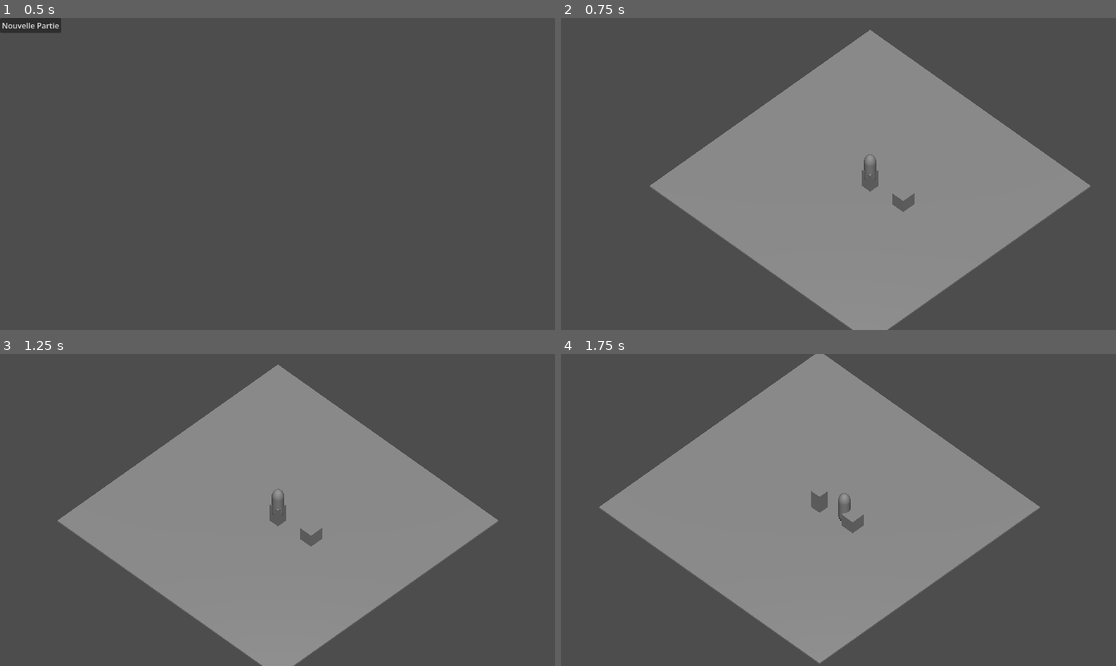
Above: before the commit, frames 1-4 (two rows, left to right).
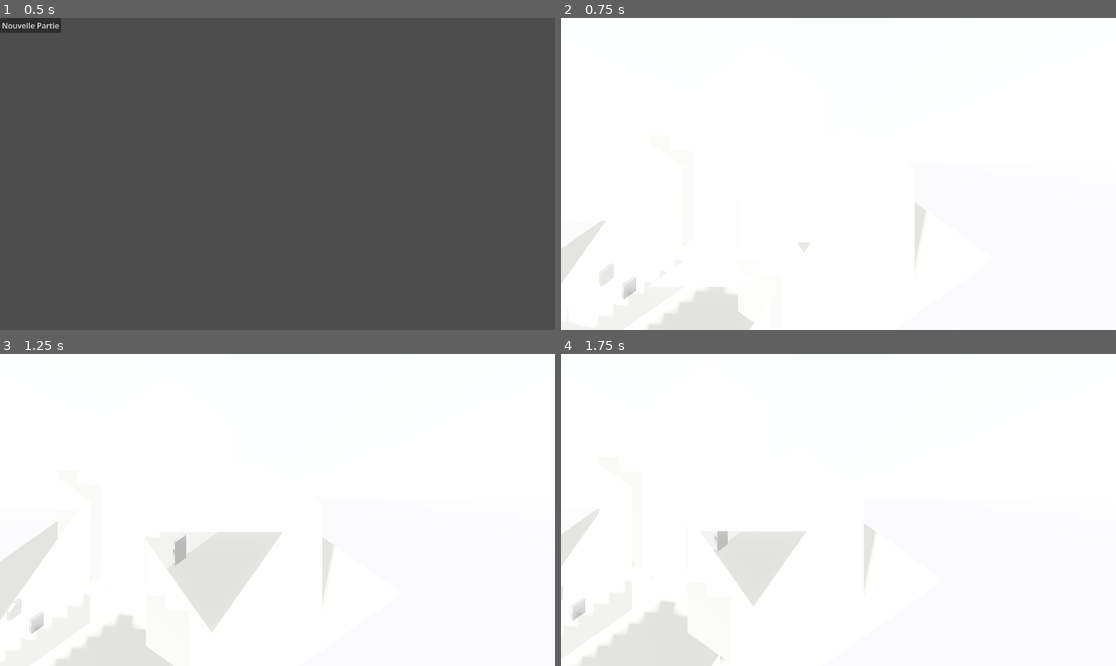
Above: after the commit, the same moments.

Repository: sillpct/lagoutte
Game: Godot game, scene res://scenes/main/main.tscn
Two runs of this game, one before a commit and one after it. Both use one fixed random seed, a clock stepped at 60 frames per second and the inputs below.
Inputs (mouse positions are in pixels of both pictures, inside the frame that each line leads up to):
- Up to frame 1 (0.5 s): no input
- Up to frame 2 (0.75 s): click "Nouvelle Partie" at 0.5 s
- Up to frame 3 (1.25 s): no input
- Up to frame 4 (1.75 s): tap Enter (ui_accept) at 1.25, 1.52 s; move the mouse to (960, 494) at 1.27 s; hold Right (ui_right) from 1.28 s (still down); hold T (end_turn) from 1.28 s (still down); click (960, 494) at 1.42 s

Frame 1 is identical in both runs. In frame 2, 100% of the frame differs, in the area x 0-100%, y 0-100%; in frame 3, 100%; in frame 4, 100%.

Commit message:
Update exploration.tscn

Diff:
--- a/scenes/exploration/exploration.tscn
+++ b/scenes/exploration/exploration.tscn
@@ -16,6 +16,7 @@
 [ext_resource type="Script" uid="uid://c1ume82aalxlw" path="res://scenes/combat/combat_range_visual.gd" id="15_combat_range_visual"]
 [ext_resource type="Script" uid="uid://bry66r4gvdahu" path="res://scenes/world/world_mouse_query.gd" id="16_world_mouse_query"]
 [ext_resource type="Script" uid="uid://bp7j7y3aoqjx6" path="res://scenes/combat/combat_session.gd" id="17_combat_session"]
+[ext_resource type="PackedScene" path="res://scenes/world/Bruyeres_Rue_Centre_greybox.tscn" id="18_bruyeres_greybox"]
 
 [sub_resource type="BoxMesh" id="BoxMesh_cvbhj"]
 size = Vector3(20, 0.1, 20)
@@ -45,7 +46,10 @@
 size = 20.0
 
 [node name="Ground" type="MeshInstance3D" parent="." unique_id=1967650354]
+visible = false
 mesh = SubResource("BoxMesh_cvbhj")
+
+[node name="BruyeresRueCentreGreybox" parent="." unique_id=1098005461 instance=ExtResource("18_bruyeres_greybox")]
 
 [node name="CombatGrid" parent="." unique_id=951227565 instance=ExtResource("2_combat_grid")]
 transform = Transform3D(1, 0, 0, 0, 1, 0, 0, 0, 1, -4.5, 0.06, -4.5)
